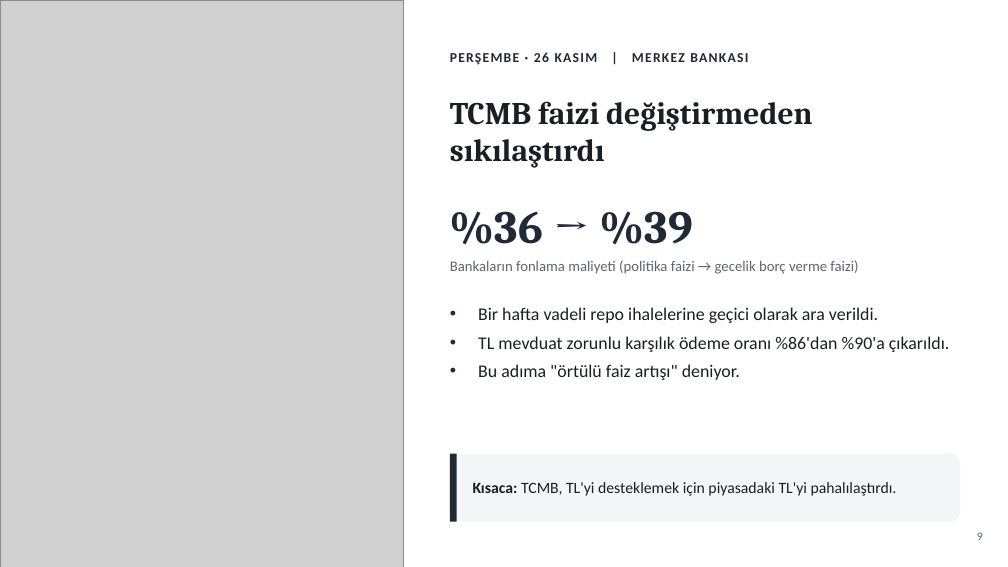
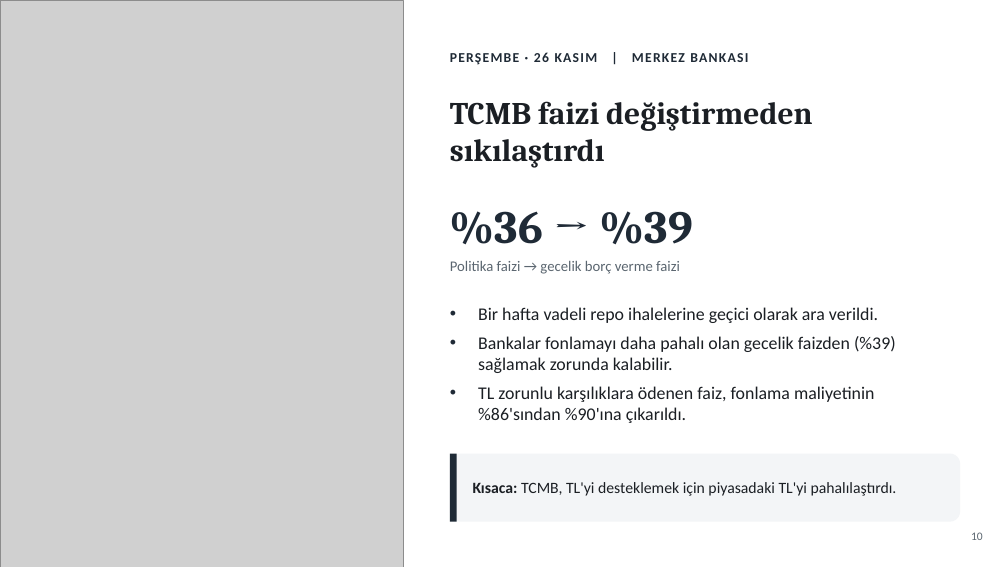
Before and after one commit to likyastudio/ikya-studios-ad, a slide deck: slide 10 of sunum/Haftalik_Ekonomi_Gundemi_Sade.pptx (slide 9 before the commit). Drawn at 1008x567 pixels with LibreOffice and Linux fonts; fonts in the diff are those of the drawing; grey boxes stand for pictures. Boxes give left, top, right and bottom in pixels: in the first picture for what was removed or moved away, otherwise in the second. Text is boxed around its words. In the diff, an @@ line names an element or a change of style, - is before the commit and + after.

```diff
--- a/sunum/Haftalik_Ekonomi_Gundemi_Sade.pptx
+++ b/sunum/Haftalik_Ekonomi_Gundemi_Sade.pptx
@@ text at (450, 261, 680, 274): text changed @@
-Bankaların fonlama maliyeti (politika faizi → gecelik borç verme faizi)
+Politika faizi → gecelik borç verme faizi
@@ text at (478, 336, 896, 423): text changed @@
-• TL mevduat zorunlu karşılık ödeme oranı %86'dan %90'a çıkarıldı.
-• Bu adıma "örtülü faiz artışı" deniyor.
+• Bankalar fonlamayı daha pahalı olan gecelik faizden (%39) sağlamak zorunda kalabilir.
+• TL zorunlu karşılıklara ödenen faiz, fonlama maliyetinin %86'sından %90'ına çıkarıldı.
@@ text at (971, 532, 983, 540): text changed @@
-9
+10
```
Also in this commit, not shown: 14 other slides changed, 1 slide added, 1 slide removed.
